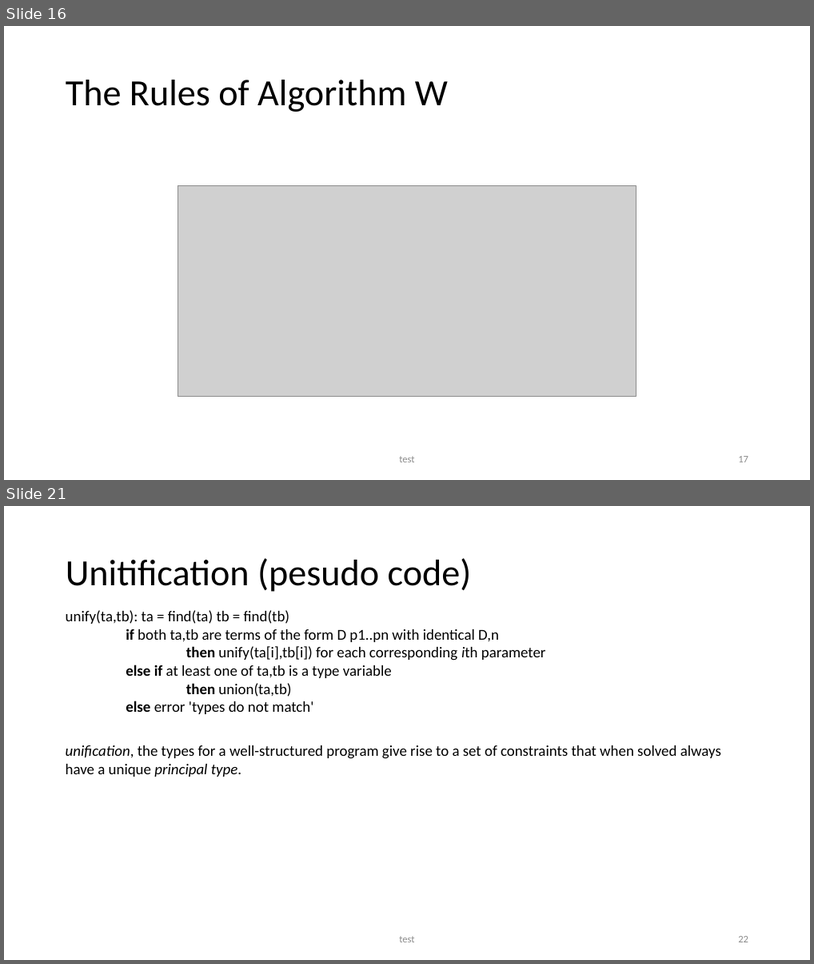
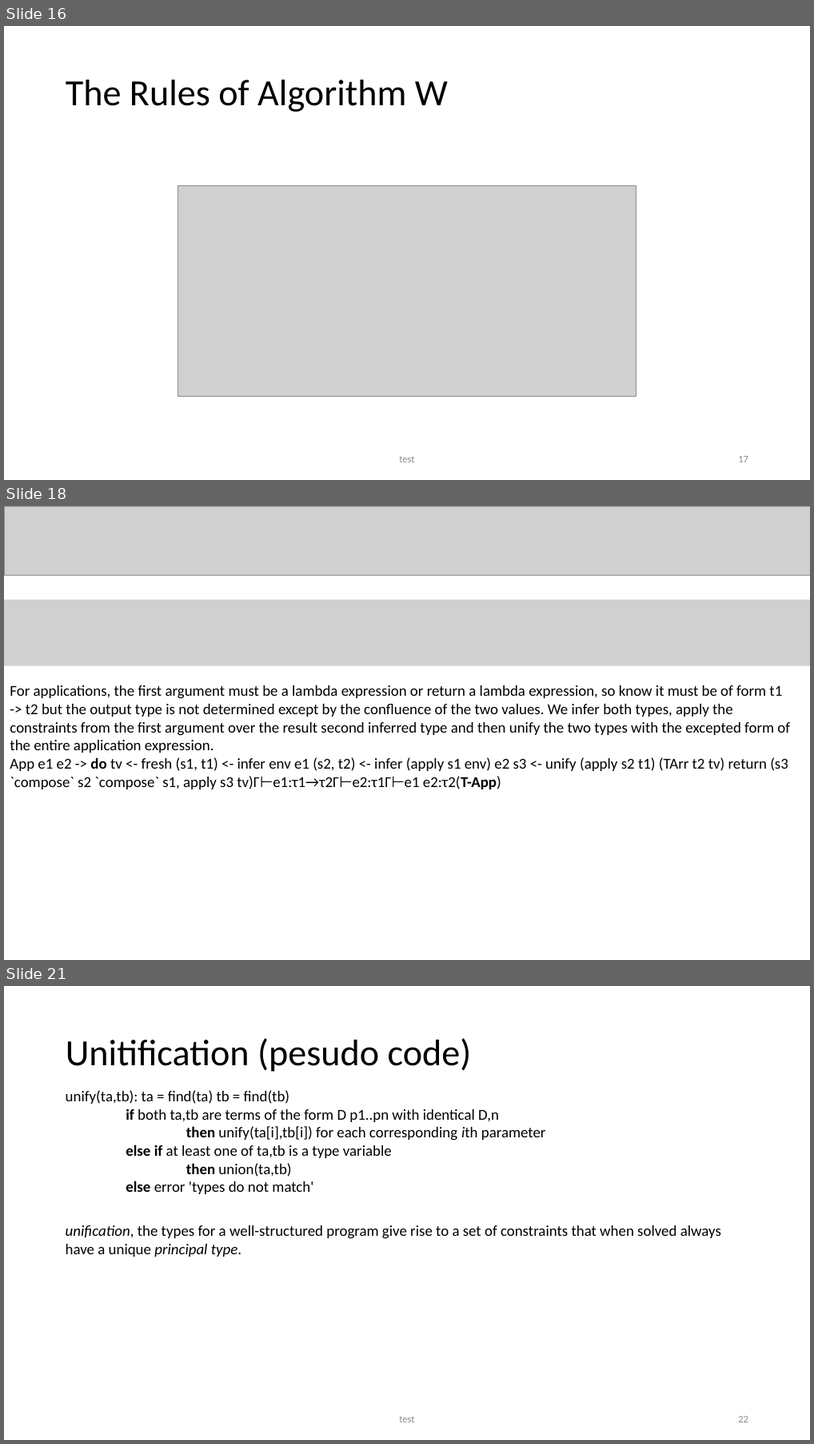
Before and after one commit to seanwestfall/algorithm_w_presentation, a slide deck: Presentation1.pptx. Shown one above the other, each under a label of ours: slides 16 and 21 before the commit, slides 16, 18 and 21 after it; the slides between them are not shown. The pictures are 814x964 and 814x1444 pixels, drawn with LibreOffice and Linux fonts; fonts in the diff are those of the drawing; grey boxes stand for pictures. Boxes give left, top, right and bottom in pixels: in the first picture for what was removed or moved away, otherwise in the second. Text is boxed around its words. In the diff, an @@ line names an element or a change of style, - is before the commit and + after.

```diff
--- a/Presentation1.pptx
+++ b/Presentation1.pptx
@@ slide 18 added at [4,506,810,960], background #FFFFFF @@
@@ picture added at [4,506,810,576] @@
@@ picture added at [4,600,810,666] @@
@@ text added at [10,685,790,789], 18 pt, text #000000 @@
+For applications, the first argument must be a lambda expression or return a lambda expression, so know it must be of form t1 -> t2 but the output type is not determined except by the confluence of the two values. We infer both types, apply the constraints from the first argument over the result second inferred type and then unify the two types with the excepted form of the entire application expression.
+App e1 e2 -> do tv <- fresh (s1, t1) <- infer env e1 (s2, t2) <- infer (apply s1 env) e2 s3 <- unify (apply s2 t1) (TArr t2 tv) return (s3 `compose` s2 `compose` s1, apply s3 tv)Γ⊢e1:τ1→τ2Γ⊢e2:τ1Γ⊢e1 e2:τ2(T-App)
```
Also in this commit, not shown: 3 slides changed, 4 other slides added, 5 slides removed.
